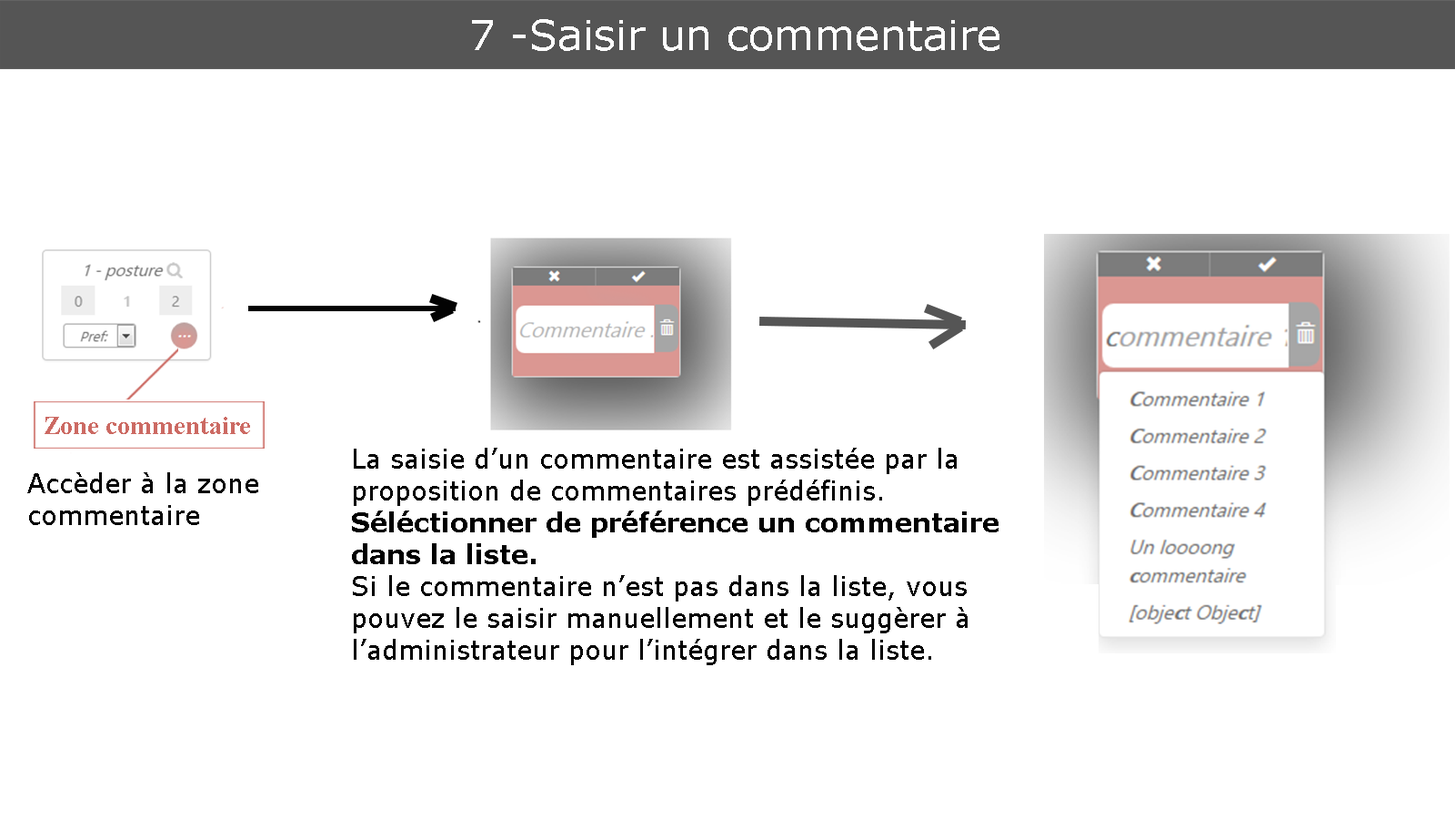
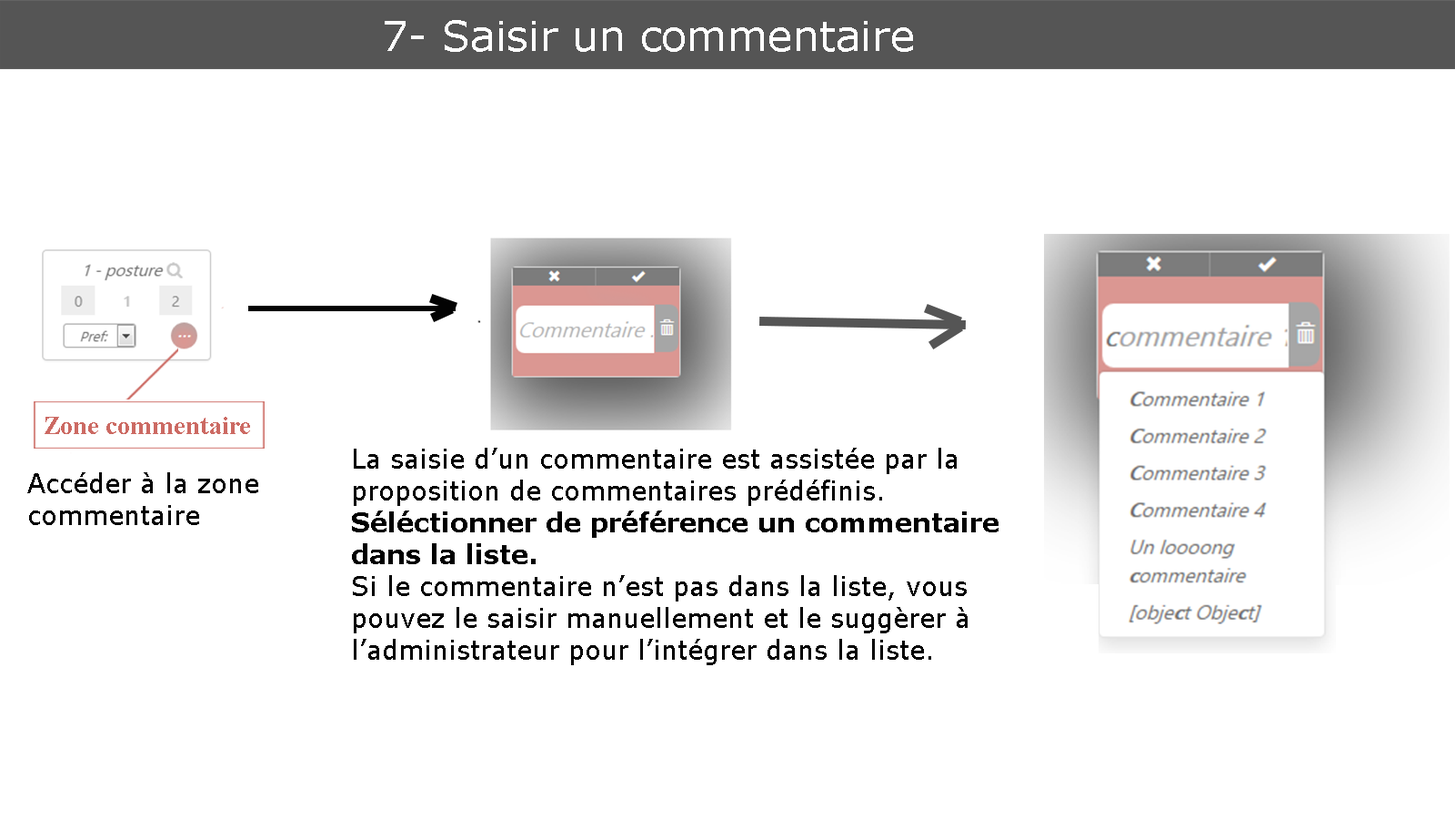
The second (1455, 819) image is a revision of the first. Changes to its layers:
renamed "7 -Saisir un commentaire" to "7- Saisir un commentaire", moved it above "commentaire", painted on it over (x1=384, y1=19, x2=1000, y2=52)
painted on "Forme 4" over (x1=961, y1=317, x2=966, y2=329)
renamed "Accèder à la zone commentaire" to "Accéder à la zone commentaire", painted on it over (x1=76, y1=472, x2=86, y2=477)
